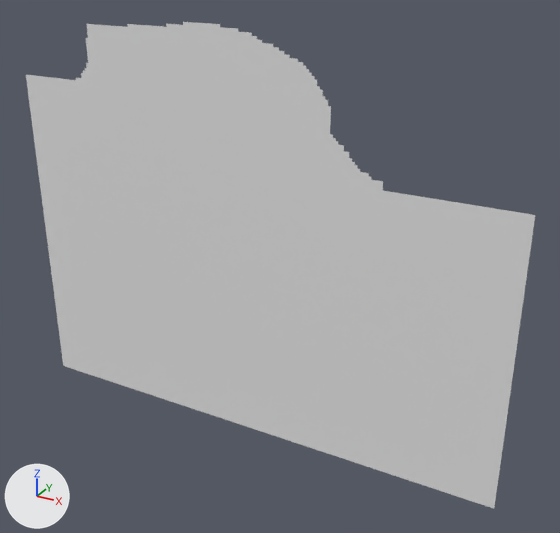
What one commit did to the OBJ model Assets/Tiled2Unity/Meshes/level7.obj.
One viewpoint serves both versions: a camera (50 mm lens) standing at (38.0, -225.0, -13.0) and looking at (-88.0, 4.0, -127.0). Arrows for +X, +Y and +Z are at lower left; the lights stay in place. Where no turn or scale is listed for an object, it has been applied to the vertices.

Names of what the first picture shows: 'level7'.
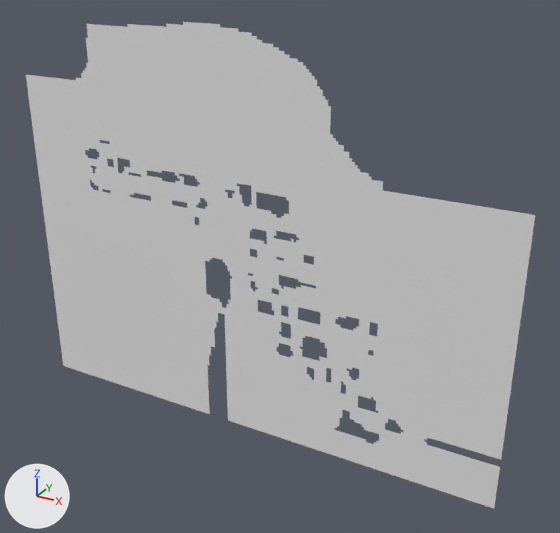
Changed parts and their boxes [x1, y1, x2, y2] in the pictures (560 x 533 px):
part 1 of me_level7, deleted
    before: [85, 148, 501, 467]

Patch to the scene script:
```diff
--- a/Assets/Tiled2Unity/Meshes/level7.obj.py
+++ b/Assets/Tiled2Unity/Meshes/level7.obj.py
@@ me_level7 @@
 # used by ob_level7; location = (0.0, 0.0, 0.0)
-me_level7.from_pydata(...)  # 27516 vertices, 27158 faces; spans x -200.0..0.0, y 0.0, z -200.0..-43.0
+me_level7.from_pydata(...)  # 26448 vertices, 25587 faces; spans x -200.0..0.0, y 0.0, z -200.0..-43.0
+# me_level7 part 1: 1068 vertices removed from x -172.0..0.0, y 0.0, z -200.0..-94.0
```
